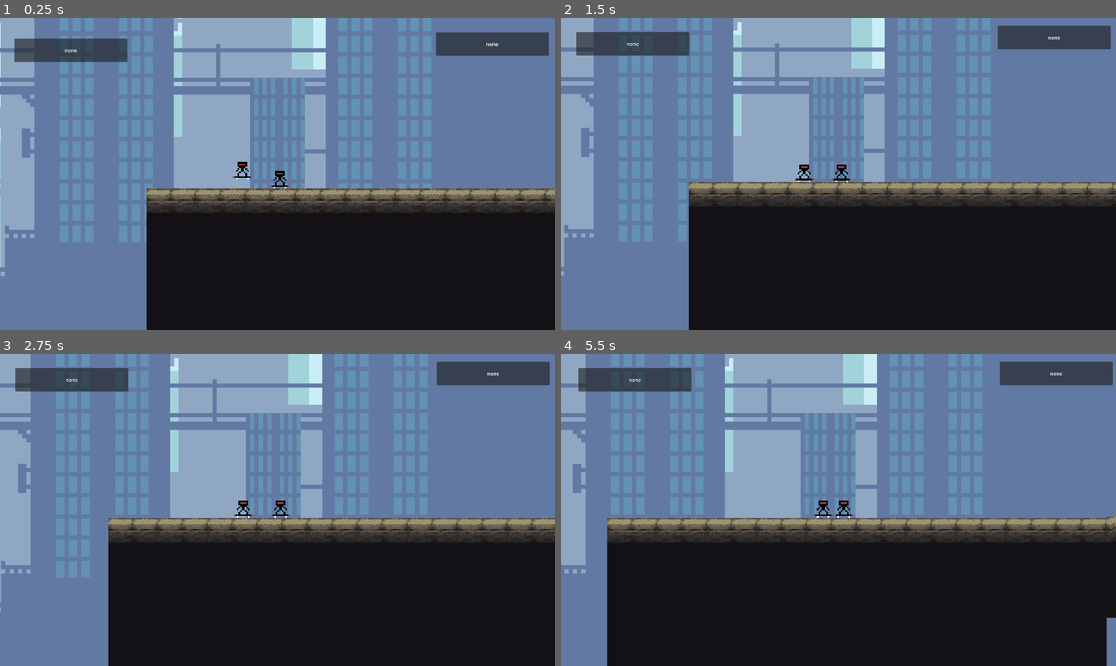
Above: before the commit, frames 1-4 (two rows, left to right).
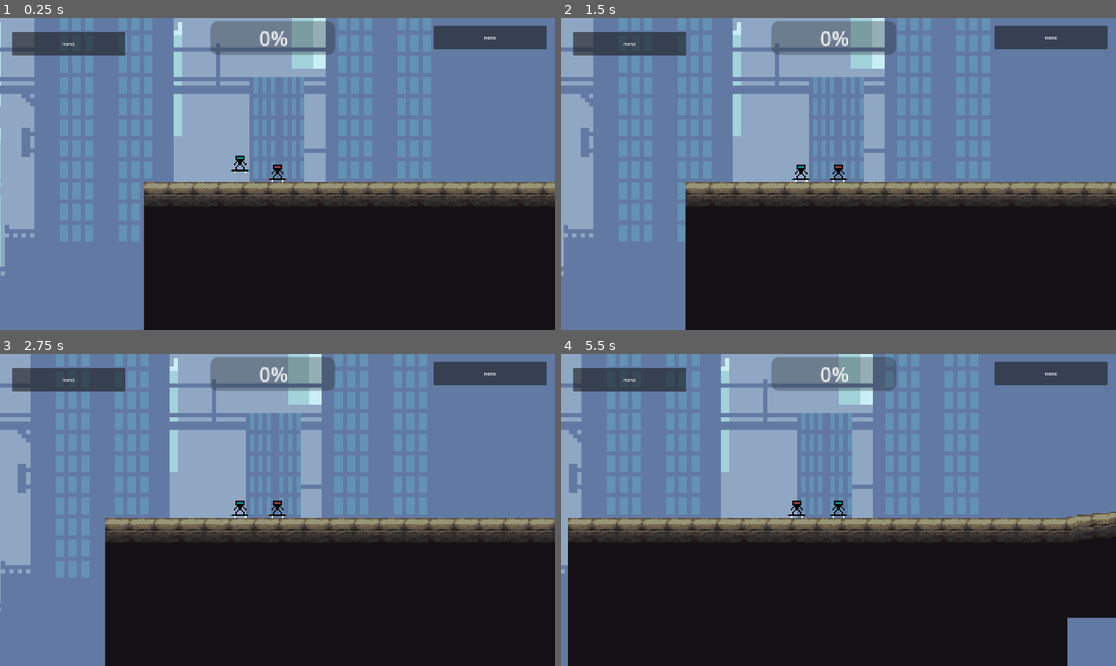
Above: after the commit, the same moments.

Repository: HowdyHack-2025/skater-game
Game: Godot game, scene res://world_2d.tscn
The game is run twice, just before and just after one commit, with the same random seed, the same clock (stepped at 60 frames per second) and the same inputs.
Inputs:
- Up to frame 1 (0.25 s): no input
- Up to frame 2 (1.5 s): tap J (backflip_p2) at 0.6 s; tap E (frontflip_p1) at 1.35 s
- Up to frame 3 (2.75 s): hold Q (backflip_p1) from 2.03 s (still down); tap L (frontflip_p2) at 2.1 s
- Up to frame 4 (5.5 s): release Q (backflip_p1) at 2.78 s; tap W (go) at 2.85 s; hold I (go_2) 3.53-4.28 s; hold Q (backflip_p1) 4.28-5.03 s; tap J (backflip_p2) at 4.35 s; tap E (frontflip_p1) at 5.1 s

The runs differ from the first frame. In frame 1, 10% of the frame differs, in the area x 0-100%, y 0-100%; in frame 2, 4.2%; in frame 3, 4.2%; in frame 4, 11%.

Commit message:
balance skateboards

Diff:
--- a/skater-2d-godot/autoload/SignalBus.gd
+++ b/skater-2d-godot/autoload/SignalBus.gd
@@ -2,3 +2,12 @@
 
 signal status_update(status: String)
 signal status_update2(status: String)
+
+var camera_position: Vector2
+@onready var progress: ProgressBar = get_tree().current_scene.find_child("ProgressBar")
+@onready var camera: Camera2D = get_tree().current_scene.find_child("Camera2D")
+
+func _process(delta: float) -> void:
+	camera_position = camera.global_position
+	progress.max_value = 10000
+	progress.value = camera.position.x
--- a/skater-2d-godot/skater_player.gd
+++ b/skater-2d-godot/skater_player.gd
@@ -2,7 +2,7 @@
 
 
 #const SPEED = 100.0
-const ACCELERATION = 50.0
+var ACCELERATION = 50.0
 const JUMP_VELOCITY = -200.0
 const MAX_FALL_SPEED = 200.0
 @export var max_speed: float = 150.0
@@ -16,15 +16,19 @@
 const COYOTE_TIME = 0.2  # seconds
 var coyote_timer: float = 0.0
 
-var beginning_degree
 var player_degree = 0
 var ending_degree = 1.5*PI
 var last_degree = 0
 
 var flips = 0
+var speed_boost = false
 
+var speed_boost_timer: float = 0
+var speed_boost_end: float = 2
+
+var slowed = false
 var delay_counter = 0
-var delay_print = 0.1
+var delay_print = 0.5
 
 # Constants
 const SNAP_LENGTH = 4.0
@@ -51,7 +55,12 @@
 		coyote_timer -= delta  # Count down when not grounded
 
 	var direction := Input.get_action_strength("go")
+	if speed_boost:
+		speed_boost_timer += delta
 
+	if speed_boost_timer > speed_boost_end:
+		speed_boost_timer = 0
+		speed_boost = false
 	if not is_on_floor():
 		#velocity.x = lerp(velocity.x, direction*AIR_SPEED, 0.1)
 		var flip_d := Input.get_axis("backflip_p1", "frontflip_p1")
@@ -66,12 +75,19 @@
 		if abs(player_degree) >= ending_degree:
 			player_degree = 0
 			flips += 1
-			print("flip")
+			speed_boost = true
+			velocity.x += ACCELERATION
 		if coyote_timer <= 0.0:
 			velocity += get_gravity() * delta * 0.25
 
 	velocity.y = clamp(velocity.y, -MAX_FALL_SPEED, MAX_FALL_SPEED)
-
+	if slowed:
+		ACCELERATION = 30
+		delay_counter += delta
+	if delay_counter > delay_print:
+		slowed = false
+		delay_counter = 0
+		ACCELERATION = 50
 	var surface_normal: Vector2
 	if cast.is_colliding():
 		surface_normal = cast.get_collision_normal()
@@ -88,16 +104,26 @@
 
 	# if surface_normal.x < 0 or surface_normal.y == 0:
 	# 	floor_snap_length = 0
-
+	if max_speed < 300:
+		max_speed += delta/100
 	# set max and min speed
-	velocity.x = clampf(velocity.x, 10, max_speed)
+	if self.position.x < SignalBus.camera_position.x - 200 or speed_boost:
+		velocity.x = clampf(velocity.x, 10, max_speed + 100)
+	else:
+		velocity.x = clampf(velocity.x, 10, max_speed)
+		ACCELERATION = 100
 	if is_on_floor():
 		rotation = rotate_toward(rotation, surface_normal.x, 0.5)
+		ACCELERATION = 50
 
 	move_and_slide()
 	last_degree = rotation
 	# rotation = rotate_toward(rotation, get_floor_angle(), 0.5)
 
 func _on_player_area_body_entered(body: Node2D) -> void:
-	if body is StaticBody2D:
-		print("hit")
+	if body is TileMapLayer:
+		slowed = true
+		velocity.x = 0
+
+	if body.name == "Win":
+		print("win")
--- a/skater-2d-godot/skater_player.tscn
+++ b/skater-2d-godot/skater_player.tscn
@@ -70,7 +70,7 @@
 
 [node name="RayCast2D" type="RayCast2D" parent="."]
 position = Vector2(0, 1)
-target_position = Vector2(0, 9)
+target_position = Vector2(0, 11)
 
 [node name="Timer" type="Timer" parent="."]
 one_shot = true
--- a/skater-2d-godot/skater_player2.gd
+++ b/skater-2d-godot/skater_player2.gd
@@ -2,7 +2,7 @@
 
 
 #const SPEED = 100.0
-const ACCELERATION = 50.0
+var ACCELERATION = 50.0
 const JUMP_VELOCITY = -200.0
 const MAX_FALL_SPEED = 200.0
 @export var max_speed: float = 150.0
@@ -21,10 +21,15 @@
 var ending_degree = 1.5*PI
 var last_degree = 0
 
+var slowed = false
+var speed_boost = false
 var flips = 0
 
+var speed_boost_timer: float = 0
+var speed_boost_end: float = 2
+
 var delay_counter = 0
-var delay_print = 0.1
+var delay_print = 5
 
 # Constants
 const SNAP_LENGTH = 4.0
@@ -51,7 +56,12 @@
 		coyote_timer -= delta  # Count down when not grounded
 
 	var direction := Input.get_action_strength("go_2")
+	if speed_boost:
+		speed_boost_timer += delta
 
+	if speed_boost_timer > speed_boost_end:
+		speed_boost_timer = 0
+		speed_boost = false
 	if not is_on_floor():
 		#velocity.x = lerp(velocity.x, direction*AIR_SPEED, 0.1)
 		var flip_d := Input.get_axis("backflip_p2", "frontflip_p2")
@@ -63,13 +73,21 @@
 
 		rotation += flip_d * 0.1
 		player_degree += rotation - last_degree
-		if abs(player_degree) >= ending_degree:
+		if abs(player_degree) >= ending_degree: ## FLIP
 			player_degree = 0
 			flips += 1
-			print("flip")
+			speed_boost = true
+			velocity.x += ACCELERATION
+
 		if coyote_timer <= 0.0:
 			velocity += get_gravity() * delta * 0.25
-
+	if slowed:
+		ACCELERATION = 30
+		delay_counter += delta
+	if delay_counter > delay_print:
+		slowed = false
+		delay_counter = 0
+		ACCELERATION = 50
 	velocity.y = clamp(velocity.y, -MAX_FALL_SPEED, MAX_FALL_SPEED)
 
 	var surface_normal: Vector2
@@ -90,7 +108,17 @@
 	# 	floor_snap_length = 0
 
 	# set max and min speed
-	velocity.x = clampf(velocity.x, 10, max_speed)
+	if max_speed < 300:
+		max_speed += delta/100
+	# set max and min speed
+	if self.position.x < SignalBus.camera_position.x - 200 or speed_boost:
+		velocity.x = clampf(velocity.x, 10, max_speed + 300)
+	else:
+		velocity.x = clampf(velocity.x, 10, max_speed)
+		ACCELERATION = 100
+	if is_on_floor():
+		rotation = rotate_toward(rotation, surface_normal.x, 0.5)
+		ACCELERATION = 50
 	if is_on_floor():
 		rotation = rotate_toward(rotation, surface_normal.x, 0.5)
 
@@ -99,5 +127,9 @@
 	# rotation = rotate_toward(rotation, get_floor_angle(), 0.5)
 
 func _on_player_area_body_entered(body: Node2D) -> void:
-	if body is StaticBody2D:
-		print("hit")
+	if body is TileMapLayer:
+		slowed = true
+		velocity.x = 0
+
+	if body.name == "Win":
+		print("win")
--- a/skater-2d-godot/skater_player2.tscn
+++ b/skater-2d-godot/skater_player2.tscn
@@ -1,7 +1,7 @@
 [gd_scene load_steps=8 format=3 uid="uid://daqf1l1d53afm"]
 
 [ext_resource type="Script" uid="uid://ixpmp5uturqn" path="res://skater_player2.gd" id="1_wste2"]
-[ext_resource type="Texture2D" uid="uid://c8g40ehgcjuhf" path="res://assets/skater_placeholder.png" id="2_qhx4m"]
+[ext_resource type="Texture2D" uid="uid://d4facvuupnkdy" path="res://assets/skater_placeholder2.png" id="2_wste2"]
 
 [sub_resource type="RectangleShape2D" id="RectangleShape2D_ug1ln"]
 size = Vector2(12, 2)
@@ -51,7 +51,7 @@
 script = ExtResource("1_wste2")
 
 [node name="Sprite2D" type="Sprite2D" parent="."]
-texture = ExtResource("2_qhx4m")
+texture = ExtResource("2_wste2")
 
 [node name="SkateboardCollision" type="CollisionShape2D" parent="."]
 position = Vector2(0, 4)
@@ -69,7 +69,7 @@
 }
 
 [node name="RayCast2D" type="RayCast2D" parent="."]
-position = Vector2(0, 1)
+position = Vector2(0, 3)
 target_position = Vector2(0, 9)
 
 [node name="Timer" type="Timer" parent="."]
--- a/skater-2d-godot/world_2d.tscn
+++ b/skater-2d-godot/world_2d.tscn
@@ -16,6 +16,9 @@
 size = Vector2(12, 20)
 
 [sub_resource type="WorldBoundaryShape2D" id="WorldBoundaryShape2D_u2nsr"]
+normal = Vector2(1, 0)
+
+[sub_resource type="WorldBoundaryShape2D" id="WorldBoundaryShape2D_b5nmj"]
 normal = Vector2(1, 0)
 
 [node name="World2D" type="Node2D"]
@@ -56,7 +59,6 @@
 [node name="Camera2D" type="Camera2D" parent="."]
 position = Vector2(-129, 0)
 zoom = Vector2(5.4, 5.4)
-position_smoothing_enabled = true
 script = ExtResource("5_y4oe8")
 
 [node name="Area2D" type="Area2D" parent="Camera2D"]
@@ -88,7 +90,20 @@
 offset_bottom = -20.0
 scale = Vector2(0.2, 0.2)
 
+[node name="ProgressBar" type="ProgressBar" parent="Camera2D"]
+offset_left = -43.0
+offset_top = -98.0
+offset_right = 57.0
+offset_bottom = -71.0
+scale = Vector2(0.8, 0.8)
+
 [node name="SkaterPlayer2" parent="." instance=ExtResource("6_670s1")]
 position = Vector2(-153, -6)
 
+[node name="Win" type="Area2D" parent="."]
+
+[node name="CollisionShape2D" type="CollisionShape2D" parent="Win"]
+position = Vector2(10000, 0)
+shape = SubResource("WorldBoundaryShape2D_b5nmj")
+
 [connection signal="area_entered" from="StageMarker" to="." method="_on_area_entered"]
Binary file added: skater-2d-godot/assets/skater_placeholder2.aseprite
Binary file added: skater-2d-godot/assets/skater_placeholder2.png
Not shown, added: skater-2d-godot/assets/skater_placeholder2.png.import
Not shown: 1 places in skater-2d-godot/world_2d.tscn that only renumber resources
